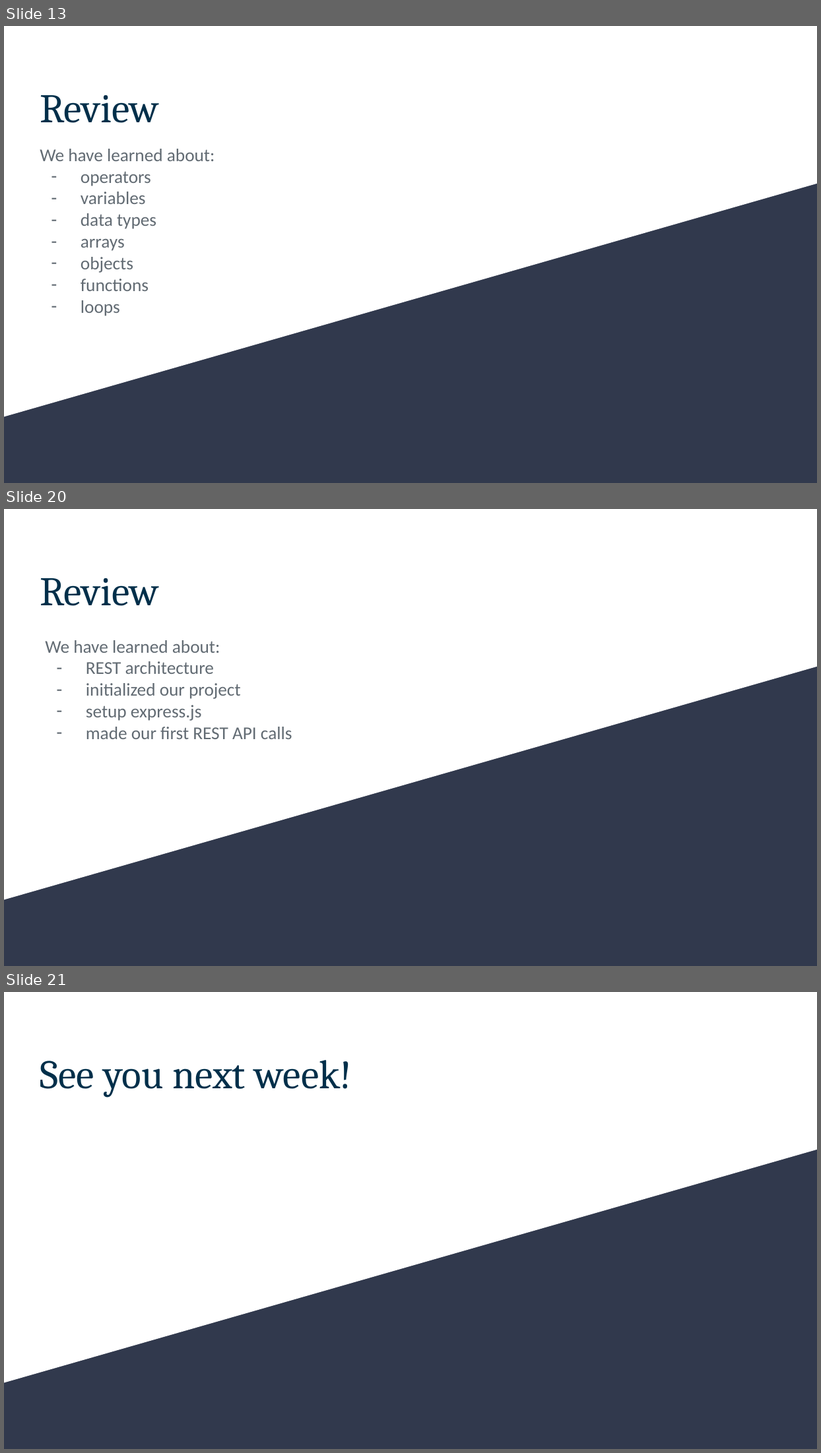
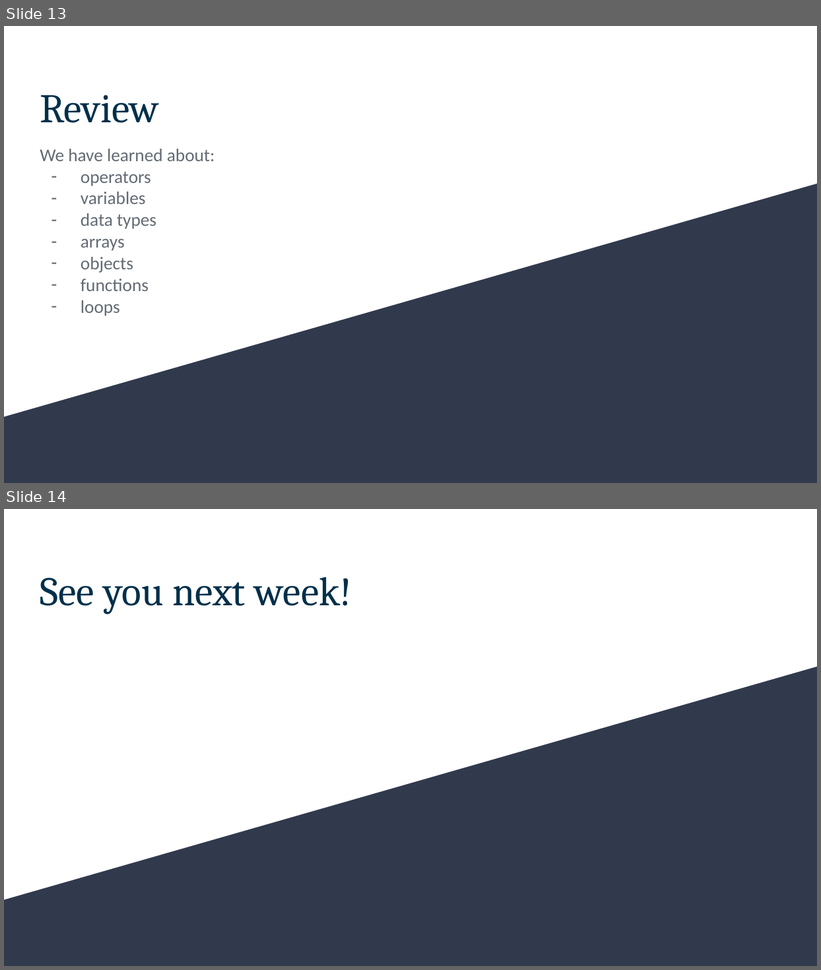
Before and after one commit to soyeonjangg/W20-Lessons, a slide deck: webdev/lesson-1/lesson-1.pptx. Shown one above the other, each under a label of ours: slides 13, 20 and 21 before the commit, slides 13 and 14 after it; the slides between them are not shown. The pictures are 821x1453 and 821x970 pixels, drawn with LibreOffice and Linux fonts; fonts in the diff are those of the drawing. Boxes give left, top, right and bottom in pixels: in the first picture for what was removed or moved away, otherwise in the second. Text is boxed around its words. In the diff, an @@ line names an element or a change of style, - is before the commit and + after.

```diff
--- a/webdev/lesson-1/lesson-1.pptx
+++ b/webdev/lesson-1/lesson-1.pptx
@@ slide 20 removed at (4, 509, 817, 966), background #31394D; not listed: 1 template element that a slide beside it also shows @@
@@ title removed at (40, 578, 159, 606) @@
-Review
@@ text removed at (45, 640, 292, 739) @@
-We have learned about:
-– REST architecture
-– initialized our project
-– setup express.js
-– made our first REST API calls
@@ what was slide 21 is now slide 14 @@
```
Also in this commit, not shown: 2 slides changed, 7 other slides removed, 3 other files.
